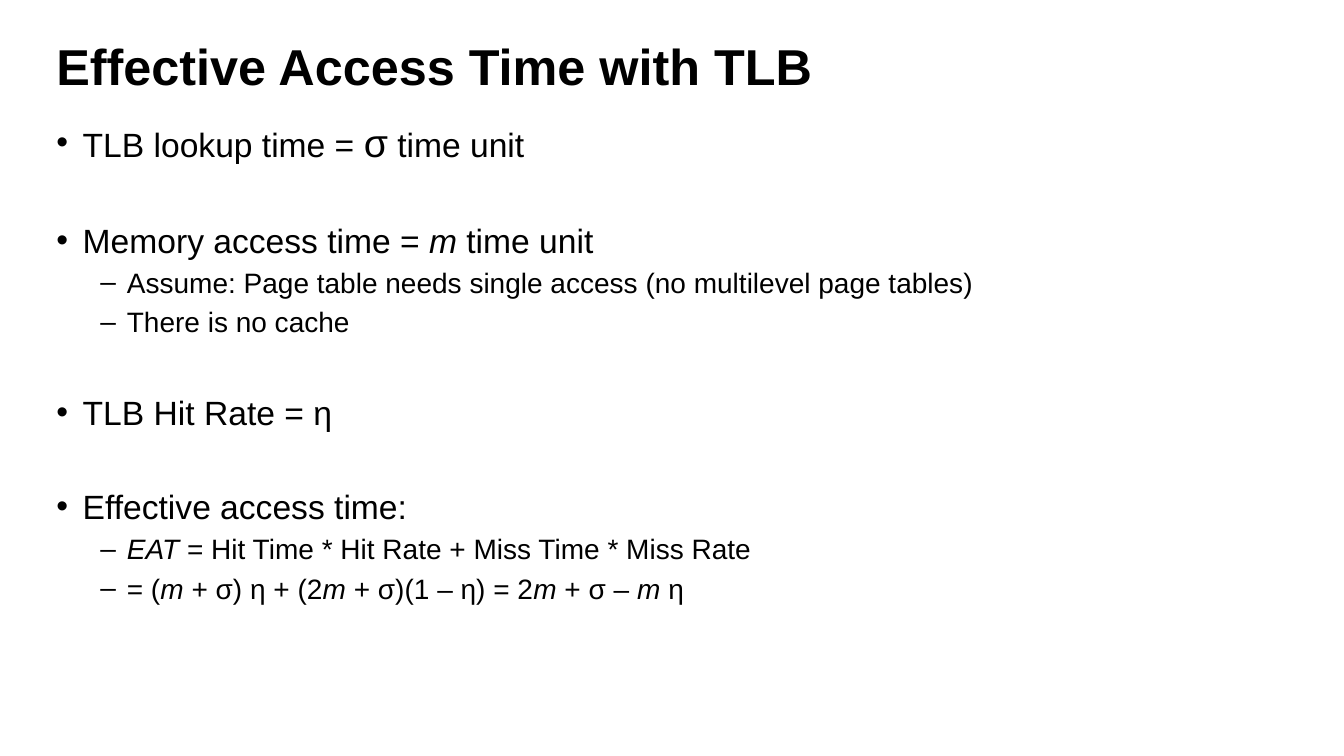
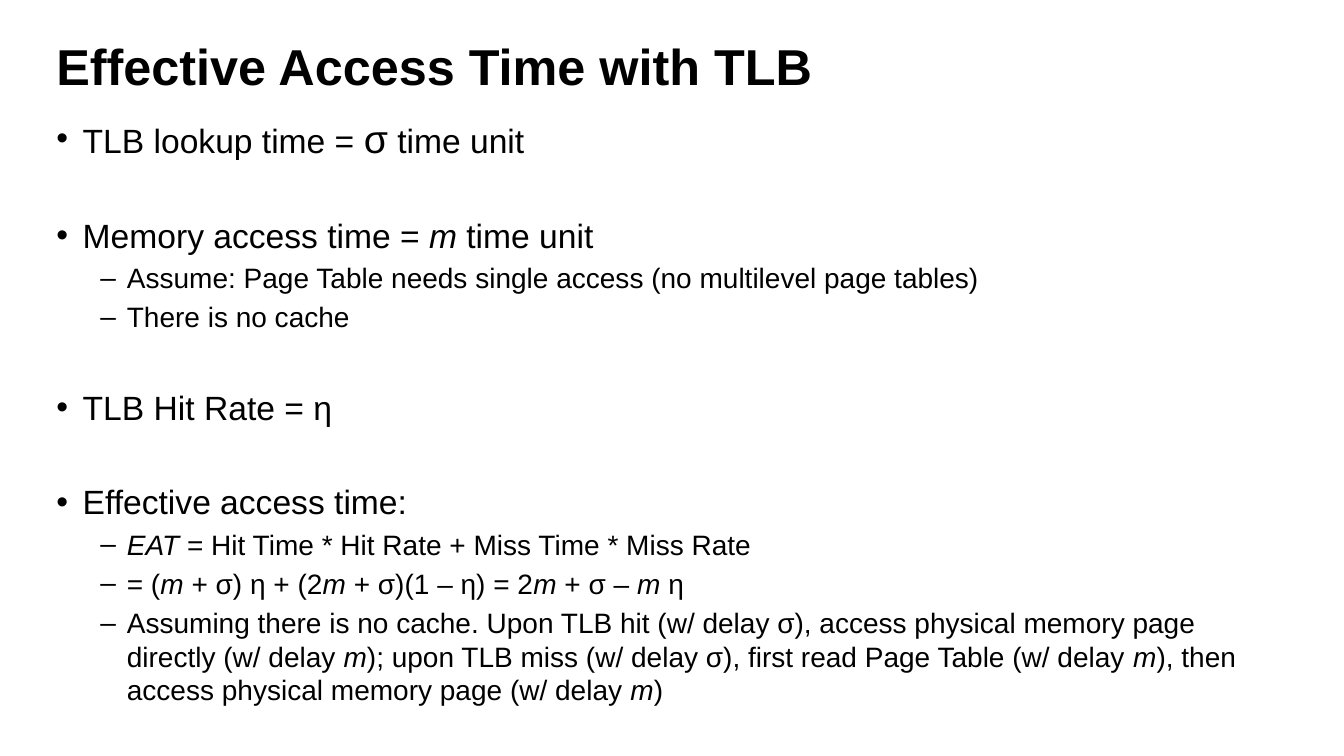
Before and after one commit to guhofstra/CSC256Fa25, a slide deck: slide 41 of PPTs/L8-Memory System II Paging.pptx. Drawn at 1344x756 pixels with LibreOffice and Linux fonts; fonts in the diff are those of the drawing. Boxes give left, top, right and bottom in pixels: in the first picture for what was removed or moved away, otherwise in the second. Text is boxed around its words. In the diff, an @@ line names an element or a change of style, - is before the commit and + after.

```diff
--- a/PPTs/L8-Memory System II Paging.pptx
+++ b/PPTs/L8-Memory System II Paging.pptx
@@ text at [83, 128, 524, 160]: line spacing 0.9 to 0.8 @@
@@ text at [127, 267, 978, 293]: text changed @@
-  – Assume: Page table needs single access (no multilevel page tables)
+  – Assume: Page Table needs single access (no multilevel page tables)
@@ text at [127, 612, 1236, 672]: paragraph added @@
+  – Assuming there is no cache. Upon TLB hit (w/ delay σ), access physical memory page directly (w/ delay m); upon TLB miss (w/ delay σ), first read Page Table (w/ delay m), then access physical memory page (w/ delay m)
```
Also in this commit, not shown: 23 other slides changed, 3 other files.
